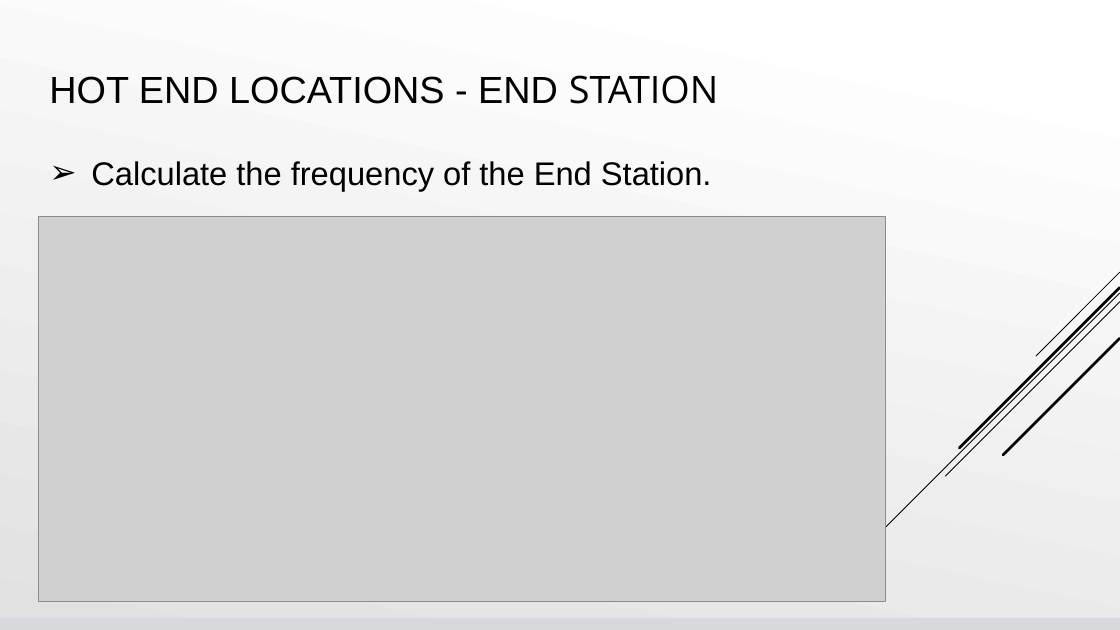
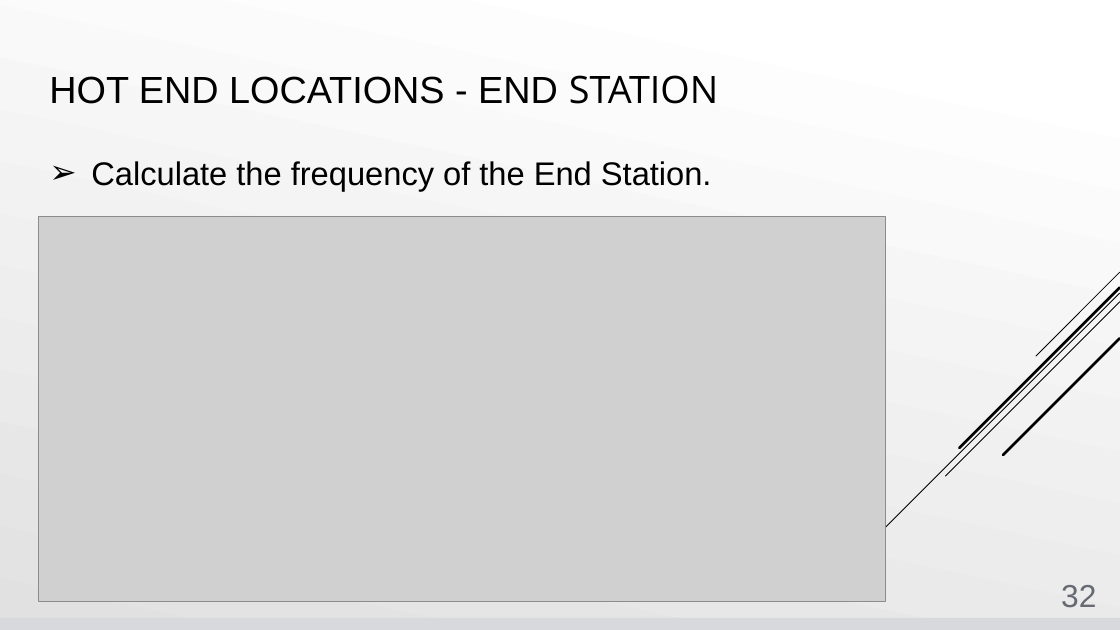
Before and after one commit to simonangel-fong/Bike-share_Ridership, a slide deck: slide 32 of Project1_presentation.pptx. Drawn at 1120x630 pixels with LibreOffice and Linux fonts; fonts in the diff are those of the drawing; grey boxes stand for pictures. Boxes give left, top, right and bottom in pixels: in the first picture for what was removed or moved away, otherwise in the second. Text is boxed around its words. In the diff, an @@ line names an element or a change of style, - is before the commit and + after.

```diff
--- a/Project1_presentation.pptx
+++ b/Project1_presentation.pptx
@@ page number added at bbox=[1061, 585, 1096, 607], 27.2 pt, text #676A73 @@
+32
```
Also in this commit, not shown: 39 other slides changed.
